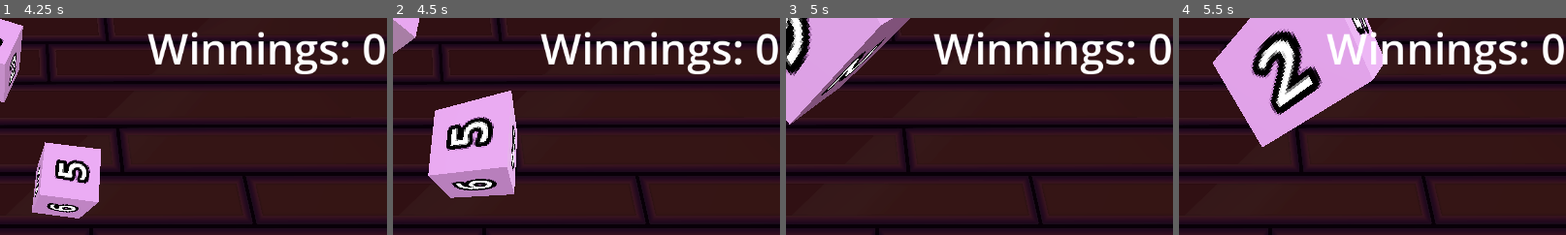
Above: before the commit, frames 1-4 (left to right).
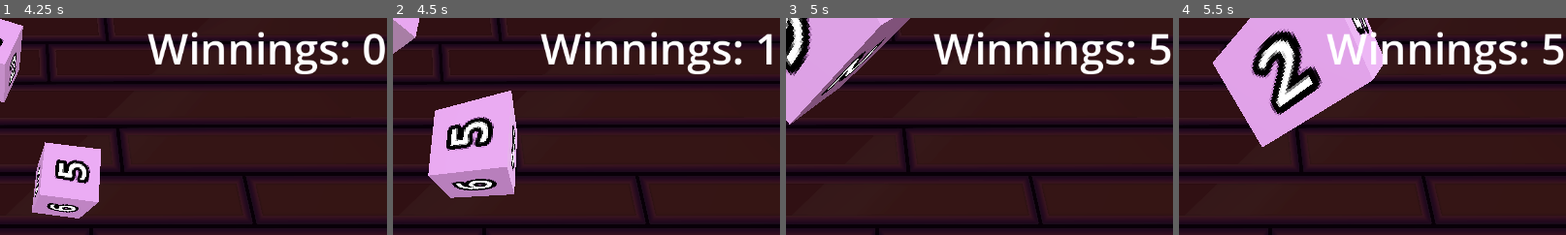
Above: after the commit, the same moments.

Repository: MichaelFar/DiceGame
Game: Godot game, scene res://scenes/play_area.tscn
Same seed, same stepped clock (60 frames per second), same inputs: the game is played once before the commit and once after it. Sound files missing from this copy of the repository are replaced by a short silence.
Inputs (mouse positions are % of the whole screen's width and height, from its top left):
- Up to frame 1 (4.25 s): move the mouse to (72, 45) at 0.52 s; click (72, 45) at 0.6 s; move the mouse to (30, 55) at 1.27 s; click (30, 55) at 1.35 s; move the mouse to (60, 28) at 2.02 s; click (60, 28) at 2.1 s; move the mouse to (45, 70) at 2.77 s; click (45, 70) at 2.85 s; move the mouse to (80, 65) at 3.52 s; click (80, 65) at 3.6 s
- Up to frame 2 (4.5 s): move the mouse to (20, 35) at 4.27 s; click (20, 35) at 4.35 s
- Up to frame 3 (5 s): no input
- Up to frame 4 (5.5 s): move the mouse to (55, 50) at 5.02 s; click (55, 50) at 5.1 s
The pictures show only the part of the screen within x 50-100%, y 0-50%; the shares and areas given below are measured in that part.

Frame 1 is identical in both runs. In frame 2, 0.5% of the frame differs, in the area x 93-100%, y 7-22%; in frame 3, 0.4%; in frame 4, 0.4%.

Commit message:
Changed score logic to default to the highest value if no duplicates are found

Diff:
--- a/scripts/dice_container.gd
+++ b/scripts/dice_container.gd
@@ -75,6 +75,10 @@
 			print("Adding " + str(number_occurrence * current_num) + " to score")
 			score += number_occurrence * current_num
 
+	if(previous_number == 0 && score == 0):
+
+		score += value_array.max()
+
 	currentRollScore = score
 	var tween = get_tree().create_tween()
 	tween.tween_property(scoreLabel,"text", "Winnings: " + str(int(scoreLabel.text) + score), .7)
